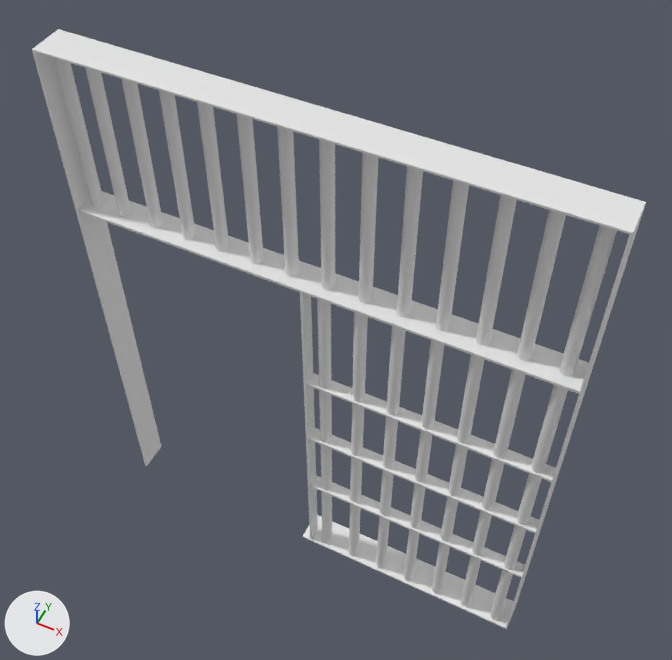
Two versions of the FBX model JN2018_04/Assets/Environment/Mesh/SM_Cell_body_AG.FBX, one commit apart.
Rendered twice from a 50 mm camera at (1.59, -2.95, 5.88) aimed at (0.01, 0.22, 1.92). Every picture has the same lights, and +X, +Y and +Z are marked at lower left. Where no turn or scale is listed for an object, it has been applied to the vertices.

Objects in the first picture: 'SM_Cell_body_AG'.
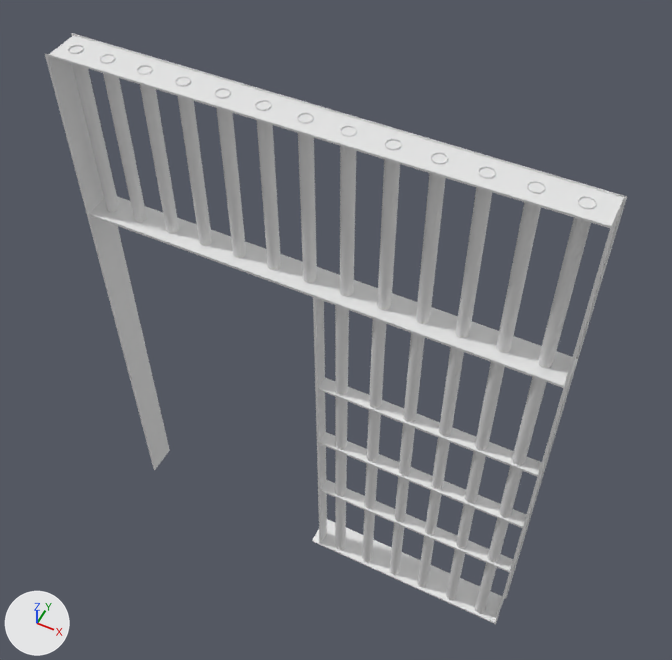
Pixel boxes [x1, y1, x2, y2] of what changed, in the pictures (672 x 660 px; the box of a moved part takes in the faces that stretch with it):
'SM_Cell_body_AG', reshaped: before [32, 29, 646, 629]; after [45, 33, 627, 624]
part 1 of me_mesh, moved or reshaped: before [78, 191, 589, 394]; after [89, 196, 578, 388]
part 2 of me_mesh, moved or reshaped: before [319, 139, 335, 290]; after [340, 126, 357, 297]
part 3 of me_mesh, moved or reshaped: before [359, 152, 378, 303]; after [377, 139, 402, 310]
part 4 of me_mesh, moved or reshaped: before [397, 166, 423, 317]; after [416, 153, 448, 324]
part 5 of me_mesh, moved or reshaped: before [436, 180, 469, 331]; after [455, 167, 496, 339]
part 6 of me_mesh, moved or reshaped: before [476, 195, 517, 346]; after [496, 181, 545, 353]
part 7 of me_mesh, moved or reshaped: before [517, 210, 566, 361]; after [538, 196, 596, 368]
part 8 of me_mesh, moved or reshaped: before [277, 126, 299, 277]; after [297, 113, 317, 283]
part 9 of me_mesh, moved or reshaped: before [237, 114, 264, 264]; after [255, 100, 281, 271]
part 10 of me_mesh, moved or reshaped: before [197, 102, 229, 252]; after [215, 88, 246, 258]
part 11 of me_mesh, moved or reshaped: before [159, 90, 196, 240]; after [175, 77, 212, 246]
part 12 of me_mesh, moved or reshaped: before [122, 79, 163, 228]; after [137, 65, 179, 234]
part 13 of me_mesh, moved or reshaped: before [55, 58, 104, 207]; after [100, 54, 147, 222]
part 14 of me_mesh, moved or reshaped: before [317, 299, 332, 544]; after [335, 305, 349, 550]
part 15 of me_mesh, moved or reshaped: before [349, 312, 368, 556]; after [362, 319, 386, 563]
part 16 of me_mesh, moved or reshaped: before [376, 326, 406, 569]; after [390, 333, 425, 575]
part 17 of me_mesh, moved or reshaped: before [404, 340, 444, 581]; after [418, 347, 464, 588]
part 18 of me_mesh, moved or reshaped: before [432, 355, 485, 594]; after [446, 362, 505, 600]
part 19 of me_mesh, moved or reshaped: before [461, 370, 526, 607]; after [475, 377, 547, 613]
part 20 of me_mesh, moved or reshaped: before [300, 292, 318, 540]; after [313, 297, 327, 544]
part 21 of me_mesh, moved or reshaped: before [306, 373, 556, 482]; after [318, 378, 544, 477]
part 22 of me_mesh, moved or reshaped: before [308, 428, 539, 533]; after [319, 432, 529, 528]
part 23 of me_mesh, moved or reshaped: before [310, 475, 525, 577]; after [320, 480, 515, 572]
part 24 of me_mesh, rebuilt: before [32, 29, 646, 629]; after [45, 33, 627, 624]

Patch to the scene script:
```diff
--- a/JN2018_04/Assets/Environment/Mesh/SM_Cell_body_AG.FBX.py
+++ b/JN2018_04/Assets/Environment/Mesh/SM_Cell_body_AG.FBX.py
@@ me_mesh @@
-me_mesh.from_pydata(...)  # 564 vertices, 289 faces; spans x -1.42..1.42, y -0.1..0.1, z 0.0..3.5
+me_mesh.from_pydata(...)  # 516 vertices, 261 faces; spans x -1.35..1.35, y -0.1..0.1, z 0.0..3.5
+# me_mesh part 1: the loose piece of 8 vertices spanning x -1.42..1.42, y -0.09..0.09, z 2.5..2.51 is scaled about its middle by (0.947, 1, 1)
+# me_mesh part 2: the loose piece of 24 vertices spanning x 0.04..0.11, y -0.03..0.04, z 2.51..3.5 is moved by (0.1, 0.0, 0.0)
+# me_mesh part 3: the loose piece of 24 vertices spanning x 0.25..0.32, y -0.03..0.04, z 2.51..3.5 is moved by (0.1, 0.0, 0.0)
+# me_mesh part 4: the loose piece of 24 vertices spanning x 0.46..0.53, y -0.03..0.04, z 2.51..3.5 is moved by (0.1, 0.0, 0.0)
+# me_mesh part 5: the loose piece of 24 vertices spanning x 0.66..0.73, y -0.03..0.04, z 2.51..3.5 is moved by (0.1, 0.0, 0.0)
+# me_mesh part 6: the loose piece of 24 vertices spanning x 0.87..0.94, y -0.03..0.04, z 2.51..3.5 is moved by (0.1, 0.0, 0.0)
+# me_mesh part 7: the loose piece of 24 vertices spanning x 1.08..1.15, y -0.03..0.04, z 2.51..3.5 is moved by (0.1, 0.0, 0.0)
+# me_mesh part 8: the loose piece of 24 vertices spanning x -0.17..-0.1, y -0.03..0.04, z 2.5..3.5 is moved by (0.1, 0.0, 0.0)
+# me_mesh part 9: the loose piece of 24 vertices spanning x -0.37..-0.3, y -0.03..0.04, z 2.5..3.5 is moved by (0.1, 0.0, 0.0)
+# me_mesh part 10: the loose piece of 24 vertices spanning x -0.58..-0.51, y -0.03..0.04, z 2.5..3.5 is moved by (0.1, 0.0, 0.0)
+# me_mesh part 11: the loose piece of 24 vertices spanning x -0.79..-0.72, y -0.03..0.04, z 2.5..3.5 is moved by (0.1, 0.0, 0.0)
+# me_mesh part 12: the loose piece of 24 vertices spanning x -1.0..-0.93, y -0.03..0.04, z 2.5..3.5 is moved by (0.1, 0.0, 0.0)
+# me_mesh part 13: the loose piece of 24 vertices spanning x -1.39..-1.32, y -0.03..0.04, z 2.5..3.5 is moved by (0.28, 0.0, 0.0)
+# me_mesh part 14: the loose piece of 24 vertices spanning x 0.04..0.11, y -0.08..-0.01, z 0.0..2.51 is moved by (0.1, 0.0, 0.0)
+# me_mesh part 15: the loose piece of 24 vertices spanning x 0.25..0.32, y -0.08..-0.01, z 0.0..2.51 is moved by (0.1, 0.0, 0.0)
+# me_mesh part 16: the loose piece of 24 vertices spanning x 0.46..0.53, y -0.08..-0.01, z 0.0..2.51 is moved by (0.1, 0.0, 0.0)
+# me_mesh part 17: the loose piece of 24 vertices spanning x 0.66..0.73, y -0.08..-0.01, z 0.0..2.51 is moved by (0.1, 0.0, 0.0)
+# me_mesh part 18: the loose piece of 24 vertices spanning x 0.87..0.94, y -0.08..-0.01, z 0.0..2.51 is moved by (0.1, 0.0, 0.0)
+# me_mesh part 19: the loose piece of 24 vertices spanning x 1.08..1.15, y -0.08..-0.01, z 0.0..2.51 is moved by (0.1, 0.0, 0.0)
+# me_mesh part 20: the loose piece of 8 vertices spanning x -0.04..-0.02, y -0.1..-0.01, z 0.0..2.51 is moved by (0.07, 0.0, 0.0)
+# me_mesh part 21: the loose piece of 8 vertices spanning x -0.03..1.42, y -0.09..-0.01, z 1.75..1.77 is scaled about its middle by (0.897, 1, 1)
+# me_mesh part 22: the loose piece of 8 vertices spanning x -0.03..1.42, y -0.09..-0.01, z 1.23..1.24 is scaled about its middle by (0.897, 1, 1)
+# me_mesh part 23: the loose piece of 8 vertices spanning x -0.03..1.42, y -0.09..-0.01, z 0.7..0.71 is scaled about its middle by (0.897, 1, 1)
+# me_mesh part 24: the loose piece of 20 vertices spanning x -1.42..1.42, y -0.1..0.1, z 0.0..3.5 is rebuilt with 20 vertices and now spans x -1.35..1.35, y -0.1..0.1, z 0.0..3.5
+# me_mesh part 25: the loose piece of 24 vertices spanning x 1.29..1.36, y -0.08..-0.01, z 0.0..2.51 is deleted
+# me_mesh part 26: the loose piece of 24 vertices spanning x 1.29..1.36, y -0.03..0.04, z 2.51..3.5 is deleted
+# me_mesh part 27: 2 vertices moved within x -1.21, y 0.0, z 2.5..3.5; 22 vertices removed from x -1.2..-1.14, y -0.03..0.04, z 2.5..3.5; 22 vertices added at x -1.28..-1.22, y -0.03..0.04, z 2.5..3.5
```
